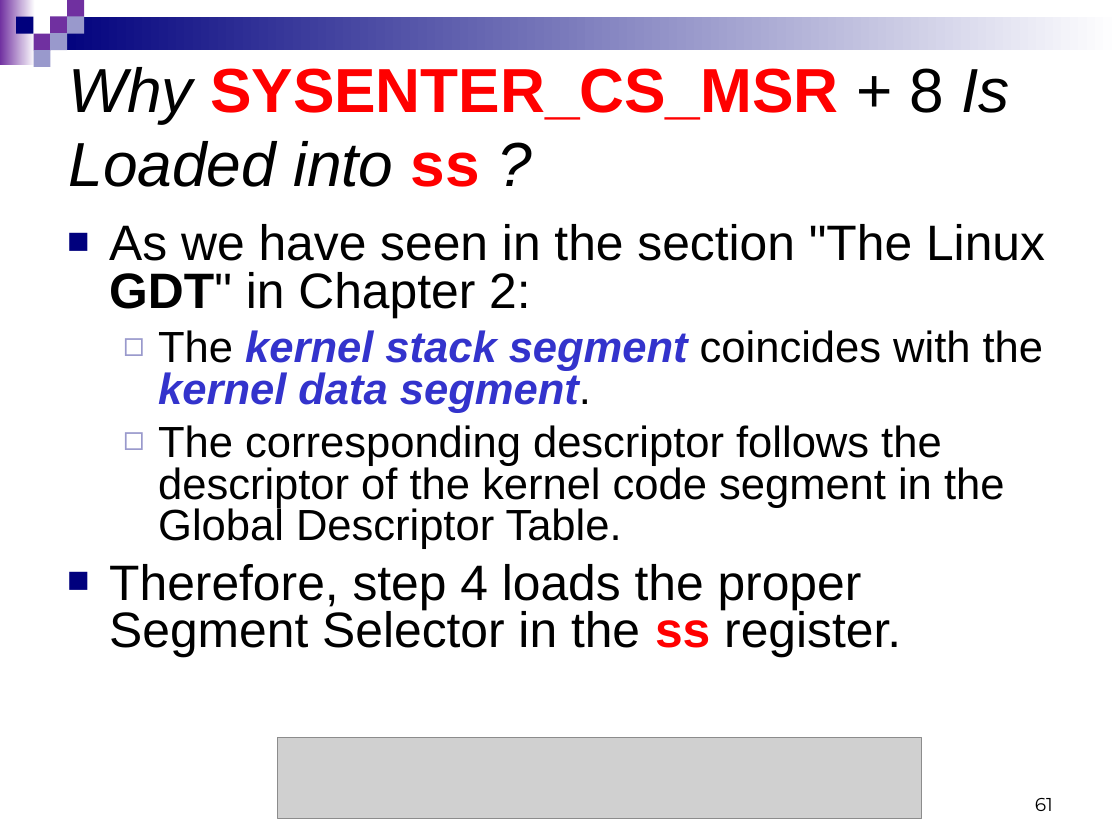
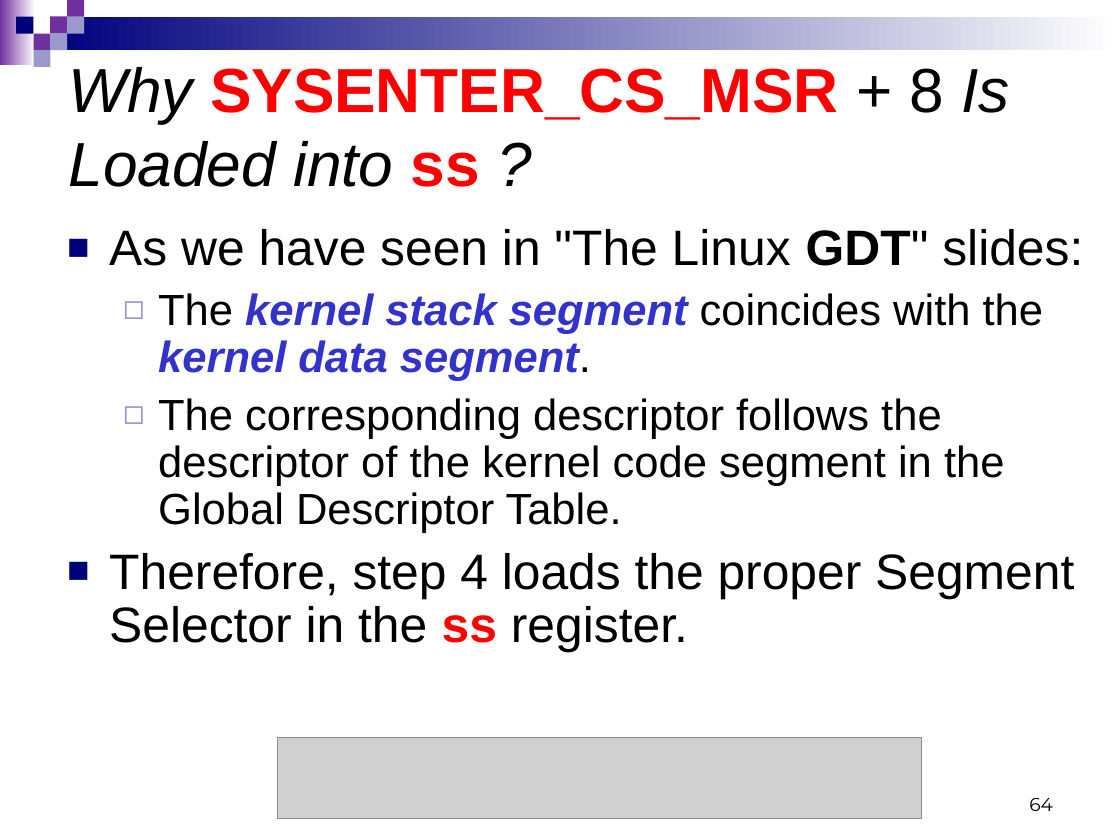
Before and after one commit to Cuda-Chen/Linux-Operating-System, a slide deck: slide 64 of linuxLecture_system_call_3_9.ppt (slide 61 before the commit). Drawn at 1120x840 pixels with LibreOffice and Linux fonts; fonts in the diff are those of the drawing; grey boxes stand for pictures. Boxes give left, top, right and bottom in pixels: in the first picture for what was removed or moved away, otherwise in the second. Text is boxed around its words. In the diff, an @@ line names an element or a change of style, - is before the commit and + after.

```diff
--- a/linuxLecture_system_call_3_9.ppt
+++ b/linuxLecture_system_call_3_9.ppt
@@ text at (x1=109, y1=229, x2=1083, y2=266): text changed @@
-■ As we have seen in the section "The Linux GDT" in Chapter 2:
+■ As we have seen in "The Linux GDT" slides:
@@ text at (x1=109, y1=293, x2=1074, y2=653): line spacing 0.8 to 0.9 @@
@@ page number at (x1=1029, y1=798, x2=1053, y2=811): text changed @@
-61
+64
```
Also in this commit, not shown: 6 other slides changed, 4 slides added, 1 other file.
